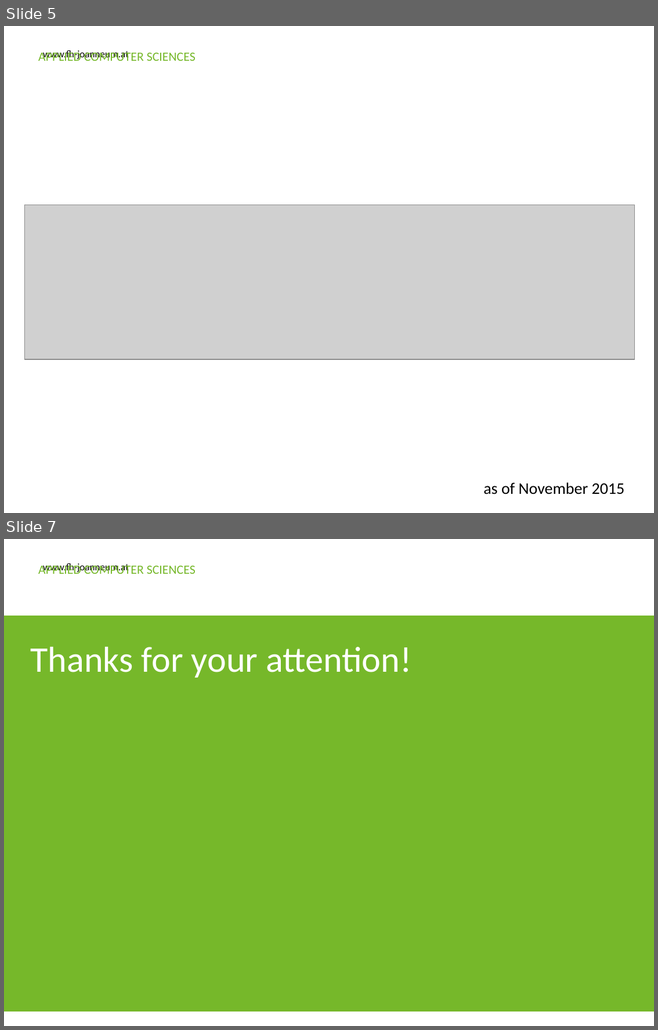
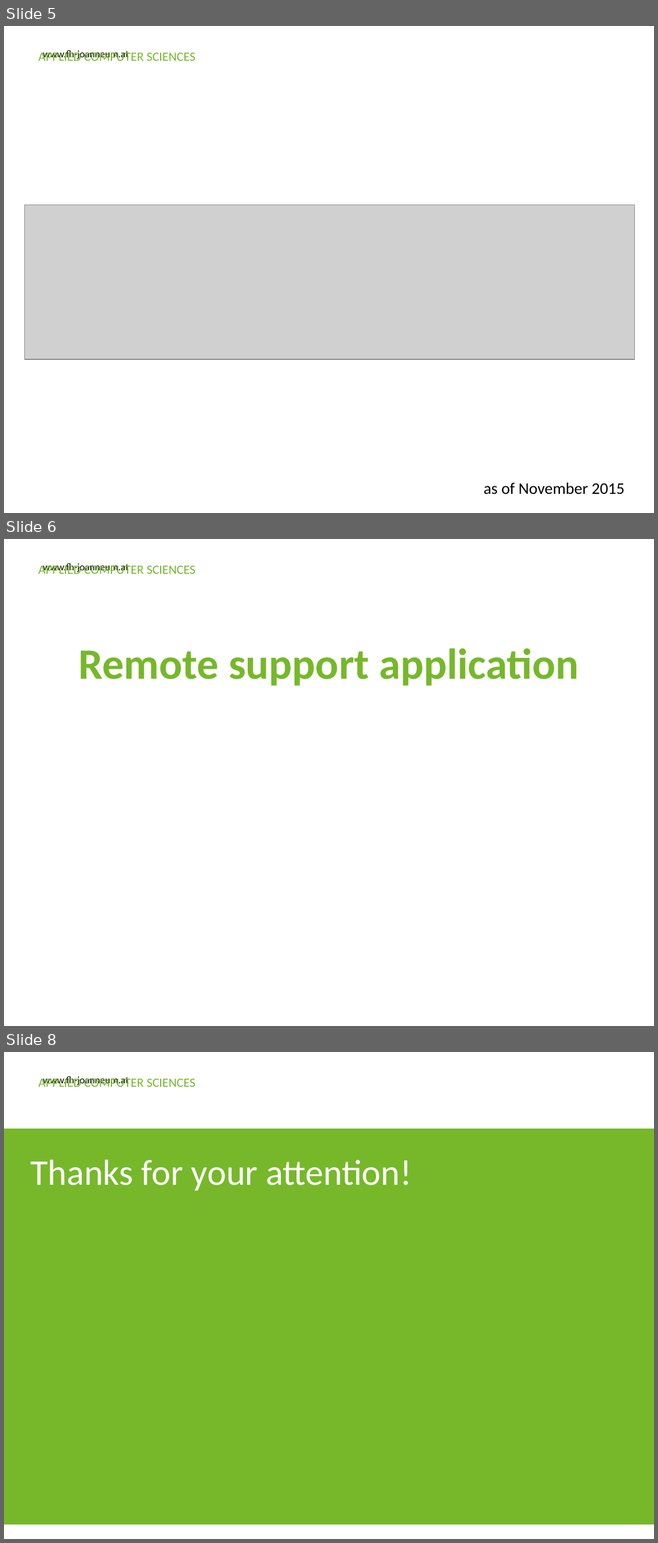
Before and after one commit to MICSTI/web-rtc, a slide deck: presentations/20151113 Initial presentation/WebRTC_Initial.pptx. Shown one above the other, each under a label of ours: slides 5 and 7 before the commit, slides 5, 6 and 8 after it; the slides between them are not shown. The pictures are 658x1030 and 658x1543 pixels, drawn with LibreOffice and Linux fonts; fonts in the diff are those of the drawing; grey boxes stand for pictures; background and template pictures are left out. Boxes give left, top, right and bottom in pixels: in the first picture for what was removed or moved away, otherwise in the second. Text is boxed around its words. In the diff, an @@ line names an element or a change of style, - is before the commit and + after.

```diff
--- a/presentations/20151113 Initial presentation/WebRTC_Initial.pptx
+++ b/presentations/20151113 Initial presentation/WebRTC_Initial.pptx
@@ slide 6 added at bbox=[4, 539, 654, 1026], background #FFFFFF; not listed: 2 template elements that a slide beside it also shows @@
@@ text added at bbox=[79, 648, 578, 686], 48 pt, text #76B82A, bold @@
+Remote support application
@@ what was slide 7 is now slide 8 @@
```
Also in this commit, not shown: 1 slide changed, 1 other file.
